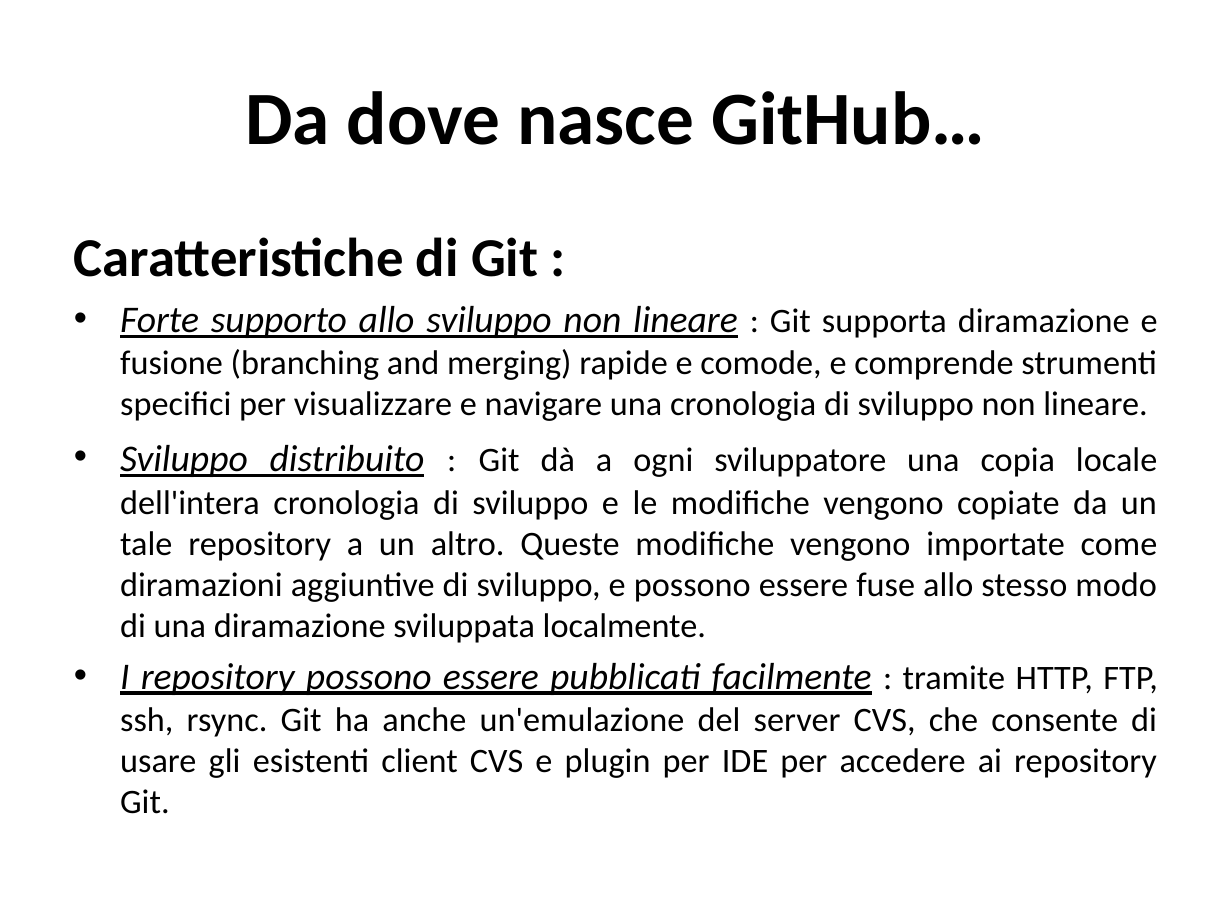
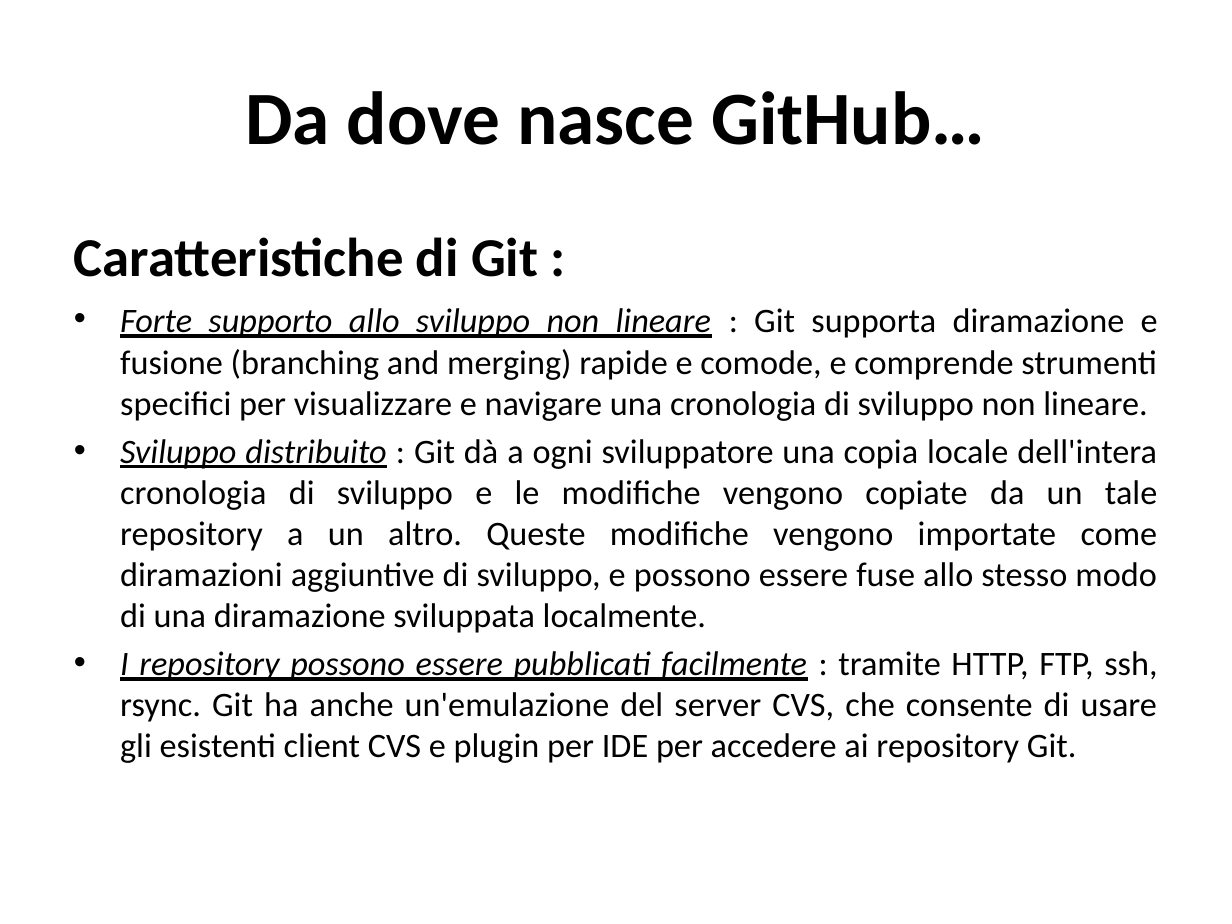
Before and after one commit to TeamEngim/GitHub-Introduction, a slide deck: slide 3 of Primi passi su GitHub.pptx. Drawn at 1232x924 pixels with LibreOffice and Linux fonts; fonts in the diff are those of the drawing. Boxes give left, top, right and bottom in pixels: in the first picture for what was removed or moved away, otherwise in the second. Text is boxed around its words. In the diff, an @@ line names an element or a change of style, - is before the commit and + after.

```diff
--- a/Primi passi su GitHub.pptx
+++ b/Primi passi su GitHub.pptx
@@ text at (120,308,1158,763): size 22 to 20 pt in "Forte supporto allo sviluppo non lineare", "Sviluppo distribuito", "I repository possono essere pubblicati facilmente" @@
```
Also in this commit, not shown: 7 other slides changed, 14 slides added, 2 slides removed.
